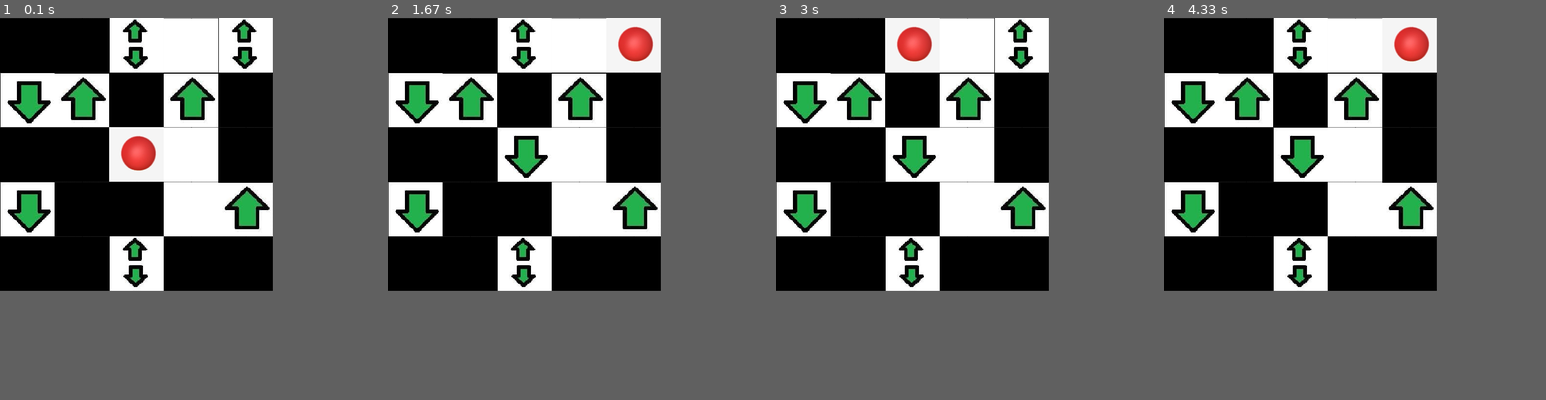
Above: before the commit, frames 1-4 (left to right).
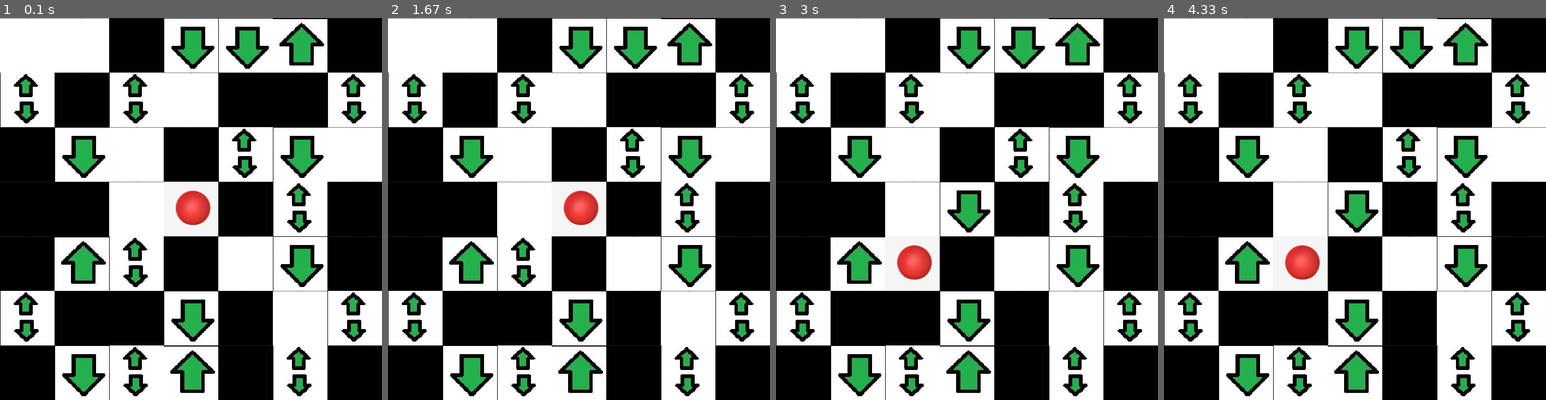
Above: after the commit, the same moments.

Repository: alain2op/maze-pygame
Game: pygame game, started from main.py
The game is run twice, just before and just after one commit, with the same random seed, the same clock (stepped at 60 frames per second) and the same inputs.
Inputs:
- Up to frame 1 (0.1 s): no input
- Up to frame 2 (1.67 s): hold Right 0.33-0.8 s; hold Up 0.83-1.3 s; hold Right from 1.33 s (still down)
- Up to frame 3 (3 s): release Right at 1.8 s; hold Left 1.83-2.37 s; hold Down 2.4-2.87 s; hold Left from 2.9 s (still down)
- Up to frame 4 (4.33 s): release Left at 3.37 s; hold Up 3.4-3.87 s; hold Right from 3.9 s (still down)
In our replay, the window is 500x500 before the commit and 700x700 after it. These sizes can differ from the game's own. Grey fills any space a smaller window leaves; there, only what the larger window draws over its background counts as a difference.

The runs differ from the first frame. In frame 1, 54% of the frame differs, in the area x 0-100%, y 0-100%; in frame 2, 54%; in frame 3, 55%; in frame 4, 55%.

Commit message:
loops found and probabilites not working as intended

Diff:
--- a/main.py
+++ b/main.py
@@ -3,7 +3,8 @@
 import maze
 import numpy as np
 import player_file
-SIZE=5
+SIZE=7
+FLOORS=3
 TILE_SIZE=100
 MOVEMENT_DELAY = 250  # in milliseconds
 
@@ -11,8 +12,9 @@
 pygame.init()
 tile_size = TILE_SIZE
 size = SIZE
-centre = np.array([(size - 1)/2, (size - 1)/2,(size-1)/2])
-generated_maze, generated_path = maze.maze_generator(size)
+floors=FLOORS
+centre = np.array([(floors-1)/2,(size - 1)/2, (size - 1)/2])
+generated_maze, generated_path = maze.maze_generator(size,floors)
 window_width = generated_maze.shape[2] * tile_size
 window_height = generated_maze.shape[1] * tile_size
 window = pygame.display.set_mode((window_width, window_height))
@@ -77,13 +79,13 @@
 
     window.fill(WHITE)
     img=pygame.image.load("cloud.jpeg")
-    for y in range(generated_maze.shape[0]):
-        for x in range(generated_maze.shape[1]):
-            if generated_maze[player1.floor,y,x]==0 and player1.floor>0 and player1.floor<size-1 and generated_maze[player1.floor-1,y,x]==0 and generated_maze[player1.floor+1,y,x]==0 :
+    for y in range(generated_maze.shape[1]):
+        for x in range(generated_maze.shape[2]):
+            if generated_maze[player1.floor,y,x]==0 and player1.floor>0 and player1.floor<floors-1 and generated_maze[player1.floor-1,y,x]==0 and generated_maze[player1.floor+1,y,x]==0 :
                 img=pygame.image.load("up_down.jpg")
             elif generated_maze[player1.floor,y,x]==0 and player1.floor>0 and generated_maze[player1.floor-1,y,x]==0:
                 img=pygame.image.load("down.jpg")
-            elif generated_maze[player1.floor,y,x]==0 and player1.floor<size-1 and generated_maze[player1.floor+1,y,x]==0:
+            elif generated_maze[player1.floor,y,x]==0 and player1.floor<floors-1 and generated_maze[player1.floor+1,y,x]==0:
                 img=pygame.image.load("up.jpg")
             elif generated_maze[player1.floor,y,x]==0:
                 img=pygame.image.load("white.jpg")
--- a/maze.py
+++ b/maze.py
@@ -5,6 +5,7 @@
 import math
 ITERATIONS=10000
 PROBABILITY=0.01
+
 #read this after reading path_generator function
 #this function checks if any loops are getting created when the path is being generated and returns a bool
 def translator(choice):
@@ -29,21 +30,21 @@
         return "L"
 def tile_checker(maze,tile):
     check=True
-    row,col,floor=int(tile[0]),int(tile[1]),int(tile[2])
+    floor,col,row=int(tile[0]),int(tile[1]),int(tile[2])
     neighbors=[]
-    rows, cols,floors = maze.shape
+    floors,cols,rows = maze.shape
     if col < cols - 1:
-        neighbors.append(maze[row, col + 1,floor])
+        neighbors.append(maze[floor, col + 1,row])
     if col > 0:
-        neighbors.append(maze[row, col - 1,floor])
+        neighbors.append(maze[floor, col - 1,row])
+    if floor > 0:
+        neighbors.append(maze[floor - 1, col,row])
+    if floors < floors - 1:
+        neighbors.append(maze[floor + 1, col,row])
+    if row < rows - 1:
+        neighbors.append(maze[floor, col,row+1])
     if row > 0:
-        neighbors.append(maze[row - 1, col,floor])
-    if row < rows - 1:
-        neighbors.append(maze[row + 1, col,floor])
-    if floor < floors - 1:
-        neighbors.append(maze[row, col,floor+1])
-    if floor > 0:
-        neighbors.append(maze[row, col,floor-1])
+        neighbors.append(maze[floor, col,row-1])
     zeros=neighbors.count(0)
     if zeros>1:
         check=False
@@ -51,24 +52,34 @@
 #read this after reading path_generator function
 #after each iteration, the probability to move towards end point increases of the path using this function.
 #the probabilities can be adjusted to increase or decrease the correct path length
-def probs_change(probs,inc,size):
+def probs_change(probs,inc,moves):
     #inc is an array that basically shows the 2 directions that is from start to end.
     #for example if start=(5,5) and end is (10,0), then inc contains indices of (1,0) and (0,-1)
     for i in range(6):
         if i in inc:
-            probs[i]+=0.01*(8/(size+1))**2
-            if probs[i]>0.33:
-                probs[i]=0.24
+            if moves[i][1]==0 and moves[i][2]==0:
+                probs[i]+=0.005
+                if probs[i]>0.18:
+                    probs[i]=0.12
+            else:
+                probs[i]+=0.01
+                if probs[i]>0.33:
+                    probs[i]=0.30
         else:
-            probs[i]-=0.01*(8/(size+1))**2
-            if probs[i]<0:
-                probs[i]=0.09
+            if moves[i][1]==0 and moves[i][2]==0:
+                probs[i]-=0.005
+                if probs[i]<0:
+                    probs[i]=0.03
+            else:
+                probs[i]-=0.01
+                if probs[i]<0:
+                    probs[i]=0.12
     return probs
 #this function generates only one path from start to end.
 #the algorithm uses probabilities to generate moves for the path
-def path_generator(size,start,end):
+def path_generator(size,start,end,floors):
     #initiliazes maze to all ones
-    maze=np.ones((size,size,size))
+    maze=np.ones((floors,size,size))
     dirs=np.array([(end[0]-start[0])/abs(end[0]-start[0]),(end[1]-start[1])/abs(end[1]-start[1]),(end[2]-start[2])/abs(end[2]-start[2])])
     moves=[np.array([0,1,0]),np.array([1,0,0]),np.array([0,-1,0]),np.array([-1,0,0]),np.array([0,0,1]),np.array([0,0,-1])]
     probs=[]
@@ -78,10 +89,16 @@
     #initialising probabilities for each move and the inc array
     for i in range(6):
         if np.any(moves[i]==dirs):
-            probs.append(0.09)
+            if moves[i][1]==0 and moves[i][2]==0:
+                probs.append(0.05)
+            else:
+                probs.append(0.11)
             inc.append(i)
         else :
-            probs.append(0.33)
+            if moves[i][1]==0 and moves[i][2]==0:
+                probs.append(0.16)
+            else:
+                probs.append(0.28)
     #storing the initial probabilities for future references
     probs_init=probs[:]
     tile=start[:]
@@ -97,9 +114,9 @@
         z_edge=(tile[2]==0) or (tile[2]==size-1)
         if(x_edge and y_edge and z_edge):
             #checks if the path reached wrong corner(that is not the end)
-            maze=np.ones((size,size,size))
+            maze=np.ones((floors,size,size))
             probs=probs_init[:]
-            tile=np.array([(size-1)/2,(size-1)/2,(size-1)/2])
+            tile=np.array([(floors-1)/2,(size-1)/2,(size-1)/2])
             maze[int(tile[0]),int(tile[1]),int(tile[2])]=0
             solution=open("path.txt","w")
         else:
@@ -109,20 +126,20 @@
             while True:
                 if(len(possible_moves)==0):
                     #if there is no move without forming a loop, algorithm resets
-                    maze=np.ones((size,size,size))
+                    maze=np.ones((floors,size,size))
                     probs=probs_init[:]
-                    tile=np.array([(size-1)/2,(size-1)/2,(size-1)/2])
+                    tile=np.array([(floors-1)/2,(size-1)/2,(size-1)/2])
                     maze[int(tile[0]),int(tile[1]),int(tile[2])]=0
                     solution=open("path.txt","w")
                     break
                 #begin{handles edge tile cases}
-                if(tile[0]/(size-1)==0):
+                if(tile[0]/(floors-1)==0):
                     move=np.array([-1,0,0])
                     index = next((i for i, arr in enumerate(possible_moves) if np.array_equal(arr, move)), -1)
                     if index!=-1:
                         possible_moves.pop(index)
                         possible_probs.pop(index)
-                if(tile[0]/(size-1)==1):
+                if(tile[0]/(floors-1)==1):
                     move=np.array([1,0,0])
                     index = next((i for i, arr in enumerate(possible_moves) if np.array_equal(arr, move)), -1)
                     if index!=-1:
@@ -178,7 +195,7 @@
                     possible_probs.pop(index)
                 #loop ends if finally tile_checker is true
                 if(tile_checker(maze,tile)):
-                    probs=probs_change(probs,inc,size)
+                    probs=probs_change(probs,inc,moves)
                     solution.write(translator(choice))
                     solution.write("\n")
                     break
@@ -191,12 +208,12 @@
                     tile[2]-=choice[2]
     solution.close()
     return maze
-def maze_generator(size):
+def maze_generator(size,floors):
     #this generates the remaining maze after the path is generated
     #randomly one of the tile is chosen and generates one more 0 tile neighbouring to it randomly without forming loops
     #this is iterated a lot of times, to create the maze :)
     #rest basically works like path_generator
-    start=np.array([(size-1)/2,(size-1)/2,(size-1)/2])
+    start=np.array([(floors-1)/2,(size-1)/2,(size-1)/2])
     vertex=random.randint(0,7)
     moves=(np.array([0,1,0]),np.array([1,0,0]),np.array([0,-1,0]),np.array([-1,0,0]),np.array([0,0,1]),np.array([0,0,-1]))
     #randomly generating end as one of the corners, so people can't know beforehand,not even me :(
@@ -204,32 +221,31 @@
     if vertex==0:
         end=np.array([0,0,0])
     elif vertex==1:
-        end=np.array([size-1,0,0])
+        end=np.array([floors-1,0,0])
     elif vertex==2:
-        end=np.array([size-1,size-1,0])
+        end=np.array([floors-1,size-1,0])
     elif vertex==3:
         end=np.array([0,size-1,0])
     elif vertex==4:
         end=np.array([0,0,size-1])
     elif vertex==5:
-        end=np.array([size-1,0,size-1])
+        end=np.array([floors-1,0,size-1])
     elif vertex==6:
-        end=np.array([size-1,size-1,size-1])
+        end=np.array([floors-1,size-1,size-1])
     elif vertex==7:
         end=np.array([0,size-1,size-1])
-    print(start,end)
-    maze=path_generator(size,start,end)
+    maze=path_generator(size,start,end,floors)
     path=np.copy(maze)
     for i in range(ITERATIONS):
         zeros=np.where(maze==0)
         poss_moves=[0,1,2,3,4,5]
         rand_zero=random.randint(0,zeros[0].size-1)
         tile=np.array([zeros[0][rand_zero],zeros[1][rand_zero],zeros[2][rand_zero]])
-        if((tile[0]/(size-1)==0 or tile[0]/(size-1)==1) and (tile[1]/(size-1)==0 or tile[1]/(size-1)==1) and (tile[2]/(size-1)==0 or tile[2]/(size-1)==1)):
+        if((tile[0]/(size-1)==0 or tile[0]/(size-1)==1) and (tile[1]/(size-1)==0 or tile[1]/(size-1)==1) and (tile[2]/(floors-1)==0 or tile[2]/(floors-1)==1)):
             continue
-        if(tile[0]/(size-1)==0):
+        if(tile[0]/(floors-1)==0):
             poss_moves.remove(3)
-        if(tile[0]/(size-1)==1):
+        if(tile[0]/(floors-1)==1):
             poss_moves.remove(1)
         if(tile[1]/(size-1)==1):
             poss_moves.remove(0)
@@ -255,7 +271,7 @@
                 poss_moves.remove(move)
     #finally setting the other corners to 1 so that only 1 end is point is left
     endx,endy,endz=int(end[0]),int(end[1]),int(end[2])
-    complementary_endx,complementary_endy,complementary_endz=int(not(endx/(size-1)))*(size-1),int(not(endy/(size-1)))*(size-1),int(not(endz/(size-1)))*(size-1)
+    complementary_endx,complementary_endy,complementary_endz=int(not(endx/(floors-1)))*(floors-1),int(not(endy/(size-1)))*(size-1),int(not(endz/(size-1)))*(size-1)
     maze[endx,complementary_endy,endz]=1
     maze[complementary_endx,complementary_endy,endz]=1
     maze[complementary_endx,endy,endz]=1
--- a/path.txt
+++ b/path.txt
@@ -1,16 +1,17 @@
+D
+D
+L
+L
+U
+U
 F
-F
+L
+U
+U
+R
+C
 U
 L
-U
 C
-R
-R
-C
-C
-D
-R
-C
-D
-D
-D
+L
+L
--- a/player_file.py
+++ b/player_file.py
@@ -8,7 +8,7 @@
         self.orientation=3
         self.images=[]
         self.maze=maze
-        self.floor=int((self.maze.shape[2]-1)/2)
+        self.floor=int((self.maze.shape[0]-1)/2)
         image_names = ["top.jpeg", "left.jpeg", "bottom.jpeg", "right.jpeg"]
         folder_path = os.path.join(os.getcwd(), colour)
         for name in image_names:
@@ -35,8 +35,4 @@
             player.floor-=1
         if command==4:
             player.floor+=1
-        if command!=0:
-            print(player.tile)
         player.tile=np.copy(check_move)
-        if command!=0:
-            print(moves[command],player.tile)
